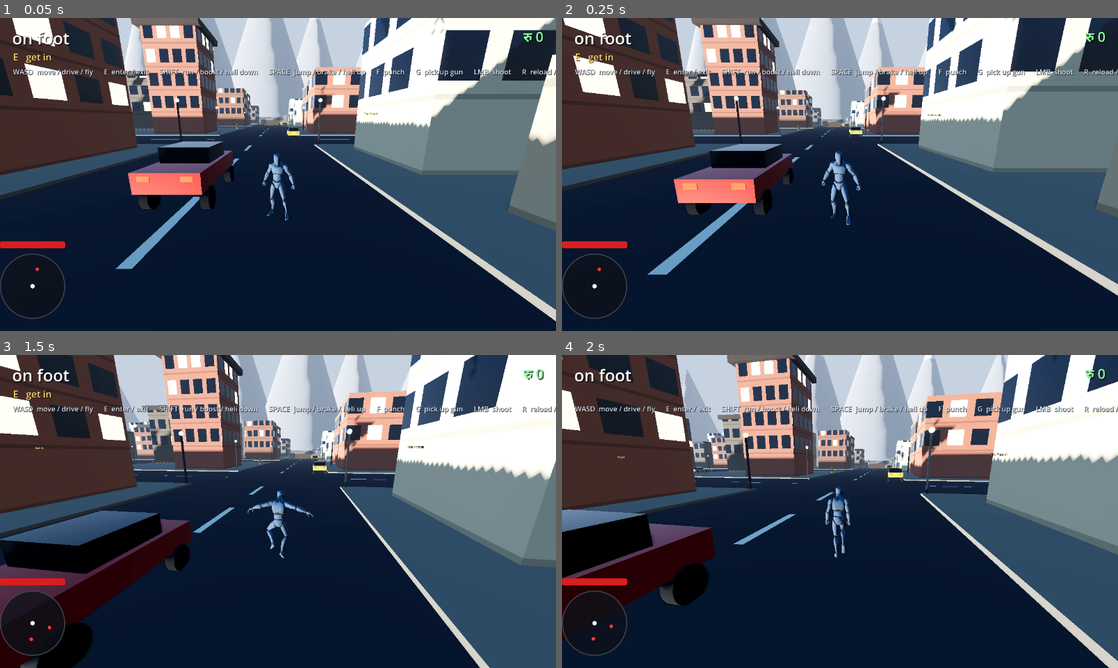
Above: before the commit, frames 1-4 (two rows, left to right).
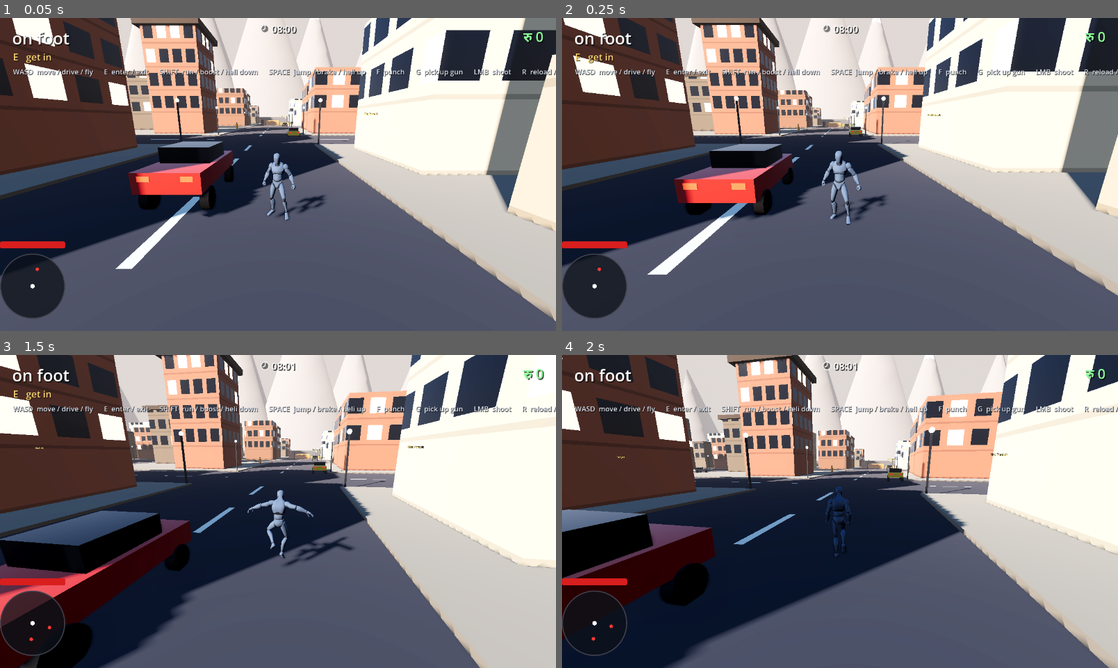
Above: after the commit, the same moments.

Repository: 320ninja/ninja-game
Game: Godot game, scene res://scenes/world.tscn
Two runs of this game, one before a commit and one after it. Both use one fixed random seed, a clock stepped at 60 frames per second and the inputs below.
Inputs (mouse positions are in pixels of both pictures, inside the frame that each line leads up to):
- Up to frame 1 (0.05 s): no input
- Up to frame 2 (0.25 s): no input
- Up to frame 3 (1.5 s): tap Enter at 0.5, 0.8, 1.35 s; move the mouse to (305, 511) at 0.52 s; hold W from 0.53 s (still down); tap Y at 0.6 s; click (305, 511) at 0.67 s; tap Space at 0.77 s; move the mouse to (250, 511) at 1.27 s; click (250, 511) at 1.42 s
- Up to frame 4 (2 s): keep holding W; tap Space at 1.52 s; tap N at 1.55 s

The runs differ from the first frame. In frame 1, 56% of the frame differs, in the area x 0-100%, y 0-100%; in frame 2, 57%; in frame 3, 47%; in frame 4, 44%.

Commit message:
Add day/night cycle, night curfew and ATM fine kiosks
Co-Authored-By: Claude Opus 5.5 <noreply@anthropic.com>
Claude-Session: https://claude.ai/code/session_01Usx4FdPfb7aHNJQLRcVumH

Diff:
--- a/project.godot
+++ b/project.godot
@@ -16,6 +16,7 @@
 Wallet="*res://scripts/wallet.gd"
 WantedSystem="*res://scripts/wanted.gd"
 Radio="*res://scripts/radio.gd"
+DayNight="*res://scripts/day_night.gd"
 
 [display]
 
--- a/scenes/world.tscn
+++ b/scenes/world.tscn
@@ -22,6 +22,7 @@
 [ext_resource type="Script" path="res://scripts/police_spawner.gd" id="17_police"]
 [ext_resource type="Script" path="res://scripts/weapon_pickup.gd" id="18_pickup"]
 [ext_resource type="Script" path="res://scripts/weapon_pistol.gd" id="19_pistol"]
+[ext_resource type="Script" path="res://scripts/atm.gd" id="20_atm"]
 
 [sub_resource type="ProceduralSkyMaterial" id="Sky_mat"]
 sky_top_color = Color(0.32, 0.48, 0.72, 1)
@@ -292,6 +293,18 @@
 script = ExtResource("18_pickup")
 weapon_script = ExtResource("19_pistol")
 
+[node name="AtmRatnaPark" type="Area3D" parent="."]
+transform = Transform3D(-1, 0, 0, 0, 1, 0, 0, 0, -1, 0, 0.16, -107.2)
+script = ExtResource("20_atm")
+
+[node name="AtmThamel" type="Area3D" parent="."]
+transform = Transform3D(0, 0, 1, 0, 1, 0, -1, 0, 0, -107.2, 0.16, -130)
+script = ExtResource("20_atm")
+
+[node name="AtmNewRoad" type="Area3D" parent="."]
+transform = Transform3D(1, 0, 0, 0, 1, 0, 0, 0, 1, 40, 0.16, 107.2)
+script = ExtResource("20_atm")
+
 [node name="PoliceSpawner" type="Node3D" parent="."]
 script = ExtResource("17_police")
 
--- /dev/null
+++ b/scripts/atm.gd
@@ -0,0 +1,201 @@
+class_name Atm
+extends Area3D
+## ATM kiosk. Press E nearby (on foot) to pay off your wanted level.
+
+const FINE_PER_STAR := 200
+
+@export var radius := 2.5
+
+var _near := false
+var _prompt: Label3D
+var _layer: CanvasLayer
+var _text: Label
+var _yes: Button
+var _no: Button
+var _restore_capture := false
+
+
+func _ready() -> void:
+	monitoring = true
+	body_entered.connect(func(b: Node3D) -> void: if b.is_in_group("player"): _set_near(true))
+	body_exited.connect(func(b: Node3D) -> void: if b.is_in_group("player"): _set_near(false))
+	_build_trigger()
+	_build_kiosk()
+	_build_dialog()
+
+
+func _input(event: InputEvent) -> void:
+	if not (event is InputEventKey and event.pressed and not event.echo):
+		return
+	var key: Key = event.keycode
+	if _layer.visible:
+		if (key == KEY_Y or key == KEY_ENTER) and _yes.visible:
+			_on_yes()
+		elif key == KEY_ENTER:
+			_close()
+		elif key == KEY_N or key == KEY_ESCAPE or key == KEY_E:
+			_close()
+		else:
+			return
+		get_viewport().set_input_as_handled()
+	elif key == KEY_E and _near and not _driving():
+		_open()
+		get_viewport().set_input_as_handled()
+
+
+func fine() -> int:
+	return WantedSystem.level * FINE_PER_STAR
+
+
+func _open() -> void:
+	if WantedSystem.level == 0:
+		_show("No fines to pay.", false)
+	else:
+		_show("Pay fine %s?" % Wallet.format(fine()), true)
+	_restore_capture = Input.mouse_mode == Input.MOUSE_MODE_CAPTURED
+	Input.mouse_mode = Input.MOUSE_MODE_VISIBLE
+	_layer.visible = true
+
+
+func _on_yes() -> void:
+	if not Wallet.spend(fine()):
+		_show("Not enough money", false)
+		return
+	WantedSystem.clear()
+	_close()
+
+
+func _close() -> void:
+	_layer.visible = false
+	if _restore_capture:
+		Input.mouse_mode = Input.MOUSE_MODE_CAPTURED
+
+
+func _show(text: String, ask: bool) -> void:
+	_text.text = text
+	_yes.visible = ask
+	_no.text = "No" if ask else "Close"
+
+
+func _set_near(value: bool) -> void:
+	_near = value
+	_prompt.visible = value
+	if not value and _layer.visible:
+		_close()
+
+
+func _driving() -> bool:
+	var game := get_tree().get_first_node_in_group("game")
+	return game != null and game.driving != null
+
+
+func _build_trigger() -> void:
+	var shape := SphereShape3D.new()
+	shape.radius = radius
+	var col := CollisionShape3D.new()
+	col.shape = shape
+	col.position.y = 1.0
+	add_child(col)
+
+
+func _build_kiosk() -> void:
+	var body := StaticBody3D.new()
+	add_child(body)
+	var box := BoxShape3D.new()
+	box.size = Vector3(0.9, 1.9, 0.6)
+	var col := CollisionShape3D.new()
+	col.shape = box
+	col.position.y = 0.95
+	body.add_child(col)
+
+	var shell := MeshInstance3D.new()
+	var mesh := BoxMesh.new()
+	mesh.size = box.size
+	shell.mesh = mesh
+	var metal := StandardMaterial3D.new()
+	metal.albedo_color = Color(0.15, 0.32, 0.55)
+	metal.metallic = 0.5
+	metal.roughness = 0.4
+	shell.material_override = metal
+	shell.position.y = 0.95
+	body.add_child(shell)
+
+	var screen := MeshInstance3D.new()
+	var quad := QuadMesh.new()
+	quad.size = Vector2(0.6, 0.4)
+	screen.mesh = quad
+	var glow := StandardMaterial3D.new()
+	glow.albedo_color = Color(0.3, 1.0, 0.6)
+	glow.emission_enabled = true
+	glow.emission = Color(0.3, 1.0, 0.6)
+	glow.emission_energy_multiplier = 2.0
+	screen.material_override = glow
+	screen.position = Vector3(0.0, 1.35, 0.301)
+	body.add_child(screen)
+
+	var sign := Label3D.new()
+	sign.text = "ATM"
+	sign.font_size = 72
+	sign.pixel_size = 0.006
+	sign.outline_size = 10
+	sign.position = Vector3(0.0, 2.15, 0.0)
+	sign.billboard = BaseMaterial3D.BILLBOARD_ENABLED
+	add_child(sign)
+
+	_prompt = Label3D.new()
+	_prompt.text = "E   Pay fine"
+	_prompt.font_size = 48
+	_prompt.pixel_size = 0.006
+	_prompt.outline_size = 10
+	_prompt.modulate = Color(1.0, 0.85, 0.3)
+	_prompt.no_depth_test = true
+	_prompt.billboard = BaseMaterial3D.BILLBOARD_ENABLED
+	_prompt.position = Vector3(0.0, 2.6, 0.0)
+	_prompt.visible = false
+	add_child(_prompt)
+
+
+func _build_dialog() -> void:
+	_layer = CanvasLayer.new()
+	_layer.layer = 10
+	_layer.visible = false
+	add_child(_layer)
+
+	var panel := PanelContainer.new()
+	var style := StyleBoxFlat.new()
+	style.bg_color = Color(0.05, 0.05, 0.07, 0.9)
+	style.set_corner_radius_all(10)
+	style.set_content_margin_all(22)
+	panel.add_theme_stylebox_override("panel", style)
+	panel.set_anchors_and_offsets_preset(Control.PRESET_CENTER)
+	panel.offset_left = -220.0
+	panel.offset_right = 220.0
+	panel.offset_top = -80.0
+	panel.offset_bottom = 80.0
+	_layer.add_child(panel)
+
+	var box := VBoxContainer.new()
+	box.add_theme_constant_override("separation", 18)
+	panel.add_child(box)
+
+	_text = Label.new()
+	_text.horizontal_alignment = HORIZONTAL_ALIGNMENT_CENTER
+	_text.add_theme_font_size_override("font_size", 28)
+	box.add_child(_text)
+
+	var row := HBoxContainer.new()
+	row.alignment = BoxContainer.ALIGNMENT_CENTER
+	row.add_theme_constant_override("separation", 24)
+	box.add_child(row)
+
+	_yes = Button.new()
+	_yes.text = "Yes"
+	_yes.custom_minimum_size = Vector2(120, 48)
+	_yes.pressed.connect(_on_yes)
+	row.add_child(_yes)
+
+	_no = Button.new()
+	_no.text = "No"
+	_no.custom_minimum_size = Vector2(120, 48)
+	_no.pressed.connect(_close)
+	row.add_child(_no)
--- /dev/null
+++ b/scripts/day_night.gd
@@ -0,0 +1,106 @@
+extends Node
+## Autoload "DayNight". One game-day = 24 real minutes (1 real min = 1 game hour).
+
+signal hour_changed(hour: int)
+
+const DAY_SECONDS := 24.0 * 60.0
+const NIGHT_SIGHT := 20.0
+const CURFEW_START := 23.0
+const CURFEW_END := 5.0
+const CURFEW_STAR_SECONDS := 120.0
+
+# hour, sky top, horizon, light colour, light energy, ambient energy
+const KEYS := [
+	[0.0, Color(0.02, 0.03, 0.08), Color(0.06, 0.08, 0.16), Color(0.55, 0.65, 1.0), 0.25, 0.25],
+	[5.0, Color(0.02, 0.03, 0.08), Color(0.06, 0.08, 0.16), Color(0.55, 0.65, 1.0), 0.25, 0.25],
+	[6.5, Color(0.35, 0.40, 0.60), Color(0.98, 0.62, 0.35), Color(1.0, 0.68, 0.42), 0.8, 0.55],
+	[8.5, Color(0.32, 0.48, 0.72), Color(0.68, 0.74, 0.80), Color(1.0, 0.97, 0.90), 1.35, 0.9],
+	[17.0, Color(0.32, 0.48, 0.72), Color(0.68, 0.74, 0.80), Color(1.0, 0.97, 0.90), 1.35, 0.9],
+	[18.5, Color(0.34, 0.22, 0.48), Color(0.95, 0.50, 0.40), Color(1.0, 0.55, 0.45), 0.6, 0.5],
+	[20.0, Color(0.02, 0.03, 0.08), Color(0.06, 0.08, 0.16), Color(0.55, 0.65, 1.0), 0.25, 0.25],
+	[24.0, Color(0.02, 0.03, 0.08), Color(0.06, 0.08, 0.16), Color(0.55, 0.65, 1.0), 0.25, 0.25],
+]
+
+@export var start_hour := 8.0
+
+var hour := 8.0
+var _sun: DirectionalLight3D
+var _env: Environment
+var _curfew_timer := 0.0
+var _last_hour := -1
+
+
+func _ready() -> void:
+	hour = start_hour
+
+
+func _process(delta: float) -> void:
+	hour = fmod(hour + delta * 24.0 / DAY_SECONDS, 24.0)
+	if int(hour) != _last_hour:
+		_last_hour = int(hour)
+		hour_changed.emit(_last_hour)
+	_tick_curfew(delta)
+	if not is_instance_valid(_sun) or _env == null:
+		_find_scene_nodes()
+	if is_instance_valid(_sun):
+		_apply()
+
+
+func is_night() -> bool:
+	return hour >= 20.0 or hour < 5.0
+
+
+func is_curfew() -> bool:
+	return hour >= CURFEW_START or hour < CURFEW_END
+
+
+func police_sight(base: float) -> float:
+	return minf(base, NIGHT_SIGHT) if is_night() else base
+
+
+func clock_text() -> String:
+	return "%02d:%02d" % [int(hour), int(fmod(hour, 1.0) * 60.0)]
+
+
+func _tick_curfew(delta: float) -> void:
+	if not is_curfew():
+		_curfew_timer = 0.0
+		return
+	_curfew_timer += delta
+	if _curfew_timer >= CURFEW_STAR_SECONDS:
+		_curfew_timer = 0.0
+		WantedSystem.raise()
+
+
+func _apply() -> void:
+	var angle := (hour - 6.0) / 24.0 * TAU
+	if hour < 6.0 or hour >= 18.0:
+		angle -= PI
+	_sun.rotation = Vector3(-angle, deg_to_rad(-40.0), 0.0)
+
+	var i := 0
+	while KEYS[i + 1][0] <= hour:
+		i += 1
+	var a: Array = KEYS[i]
+	var b: Array = KEYS[i + 1]
+	var t: float = (hour - a[0]) / (b[0] - a[0])
+	_sun.light_color = (a[3] as Color).lerp(b[3], t)
+	_sun.light_energy = lerpf(a[4], b[4], t)
+	_env.ambient_light_energy = lerpf(a[5], b[5], t)
+	var horizon: Color = (a[2] as Color).lerp(b[2], t)
+	_env.fog_light_color = horizon
+	var sky: ProceduralSkyMaterial = _env.sky.sky_material as ProceduralSkyMaterial if _env.sky != null else null
+	if sky != null:
+		sky.sky_top_color = (a[1] as Color).lerp(b[1], t)
+		sky.sky_horizon_color = horizon
+		sky.ground_horizon_color = horizon
+
+
+func _find_scene_nodes() -> void:
+	var scene := get_tree().current_scene
+	if scene == null:
+		return
+	var lights := scene.find_children("*", "DirectionalLight3D", true, false)
+	_sun = lights[0] if not lights.is_empty() else null
+	var envs := scene.find_children("*", "WorldEnvironment", true, false)
+	_env = (envs[0] as WorldEnvironment).environment if not envs.is_empty() else null
--- a/scripts/hud.gd
+++ b/scripts/hud.gd
@@ -32,6 +32,8 @@
 var _radio_label: Label
 var _radio_left := 0.0
 const RADIO_SHOW := 2.5
+var _clock: Label
+var _clock_icon: ClockIcon
 
 
 func _ready() -> void:
@@ -52,6 +54,9 @@
 func _process(delta: float) -> void:
 	_tick_popups(delta)
 	_update_combat()
+	_clock.text = DayNight.clock_text()
+	_clock_icon.hour = DayNight.hour
+	_clock_icon.queue_redraw()
 
 	if _game == null:
 		_game = get_tree().get_first_node_in_group("game")
@@ -192,9 +197,23 @@
 	_timer.set_anchors_and_offsets_preset(Control.PRESET_CENTER_TOP)
 	_timer.offset_left = -120.0
 	_timer.offset_right = 120.0
-	_timer.offset_top = 16.0
-	_timer.offset_bottom = 76.0
+	_timer.offset_top = 44.0
+	_timer.offset_bottom = 104.0
 	_timer.visible = false
+
+	var clock_row := HBoxContainer.new()
+	clock_row.alignment = BoxContainer.ALIGNMENT_CENTER
+	clock_row.mouse_filter = Control.MOUSE_FILTER_IGNORE
+	clock_row.set_anchors_and_offsets_preset(Control.PRESET_CENTER_TOP)
+	clock_row.offset_left = -80.0
+	clock_row.offset_right = 80.0
+	clock_row.offset_top = 10.0
+	clock_row.offset_bottom = 38.0
+	add_child(clock_row)
+	_clock_icon = ClockIcon.new()
+	clock_row.add_child(_clock_icon)
+	_clock = _make_label(22, HORIZONTAL_ALIGNMENT_LEFT)
+	_clock.reparent(clock_row)
 
 	_banner = _make_label(56, HORIZONTAL_ALIGNMENT_CENTER)
 	_banner.set_anchors_and_offsets_preset(Control.PRESET_CENTER)
@@ -346,3 +365,21 @@
 			var a := -PI * 0.5 + k * PI / 5.0
 			points.append(centre + Vector2(cos(a), sin(a)) * r)
 		return points
+
+
+class ClockIcon extends Control:
+	var hour := 0.0
+
+	func _init() -> void:
+		custom_minimum_size = Vector2(22, 22)
+		size_flags_vertical = Control.SIZE_SHRINK_CENTER
+		mouse_filter = Control.MOUSE_FILTER_IGNORE
+
+	func _draw() -> void:
+		var c := size * 0.5
+		draw_circle(c, 10.0, Color(0, 0, 0, 0.5))
+		draw_arc(c, 9.0, 0.0, TAU, 24, Color.WHITE, 2.0, true)
+		var h := fmod(hour, 12.0) / 12.0 * TAU - PI * 0.5
+		var m := fmod(hour, 1.0) * TAU - PI * 0.5
+		draw_line(c, c + Vector2(cos(h), sin(h)) * 5.0, Color.WHITE, 2.0, true)
+		draw_line(c, c + Vector2(cos(m), sin(m)) * 7.5, Color.WHITE, 1.5, true)
--- a/scripts/police_ai.gd
+++ b/scripts/police_ai.gd
@@ -224,7 +224,7 @@
 func _sees(target: Node3D) -> bool:
 	var eye := global_position + Vector3.UP * EYE_HEIGHT
 	var aim := target.global_position + Vector3.UP * 1.0
-	if eye.distance_to(aim) > sight_radius:
+	if eye.distance_to(aim) > DayNight.police_sight(sight_radius):
 		return false
 	var query := PhysicsRayQueryParameters3D.create(eye, aim)
 	var exclude: Array[RID] = [get_rid()]
Not shown: 1 places in scenes/world.tscn that only renumber resources
Not shown, added: scripts/atm.gd.uid
Not shown, added: scripts/day_night.gd.uid
